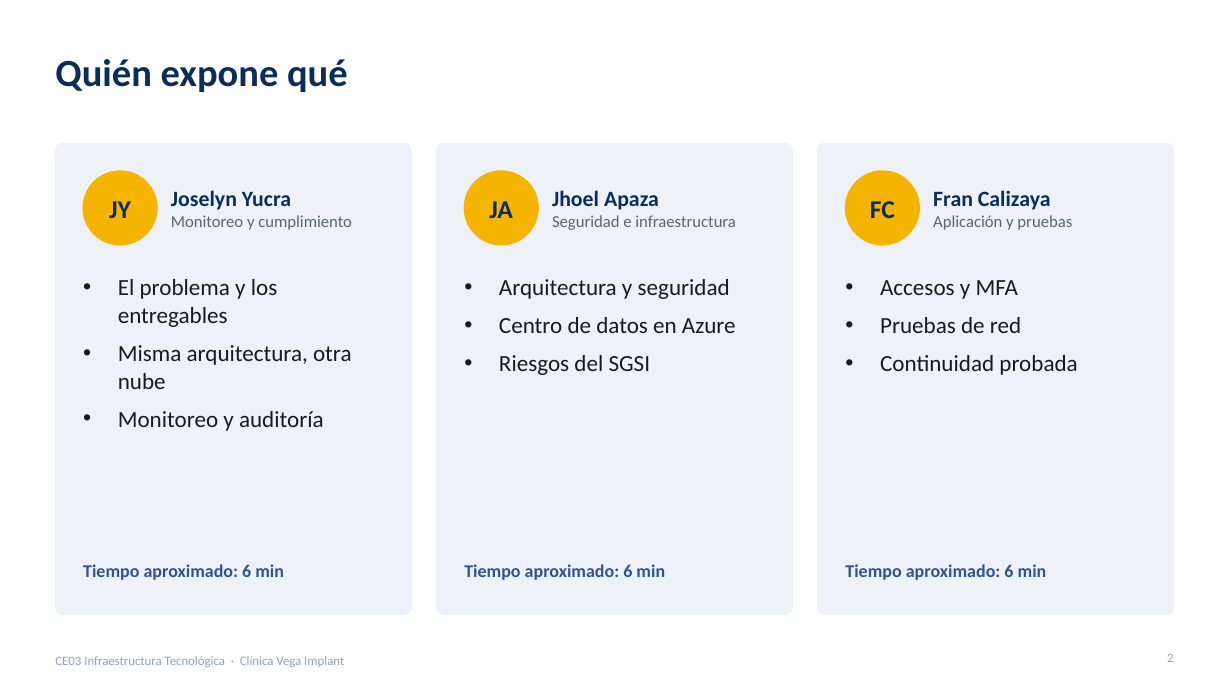
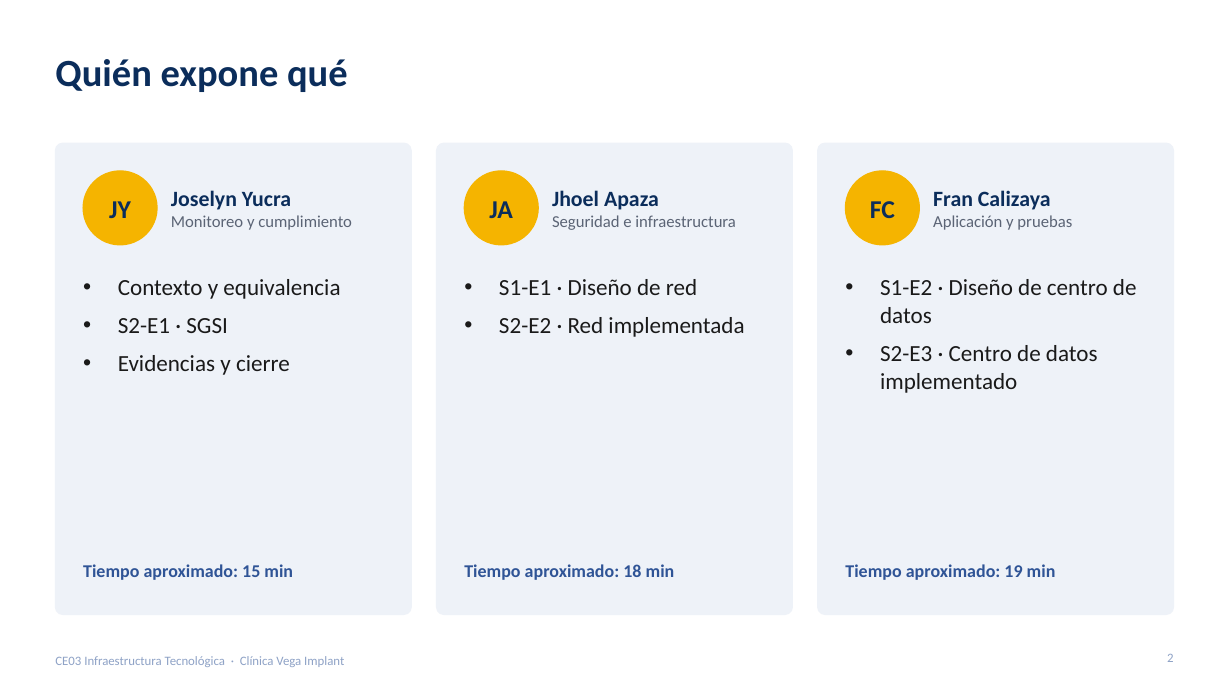
Before and after one commit to francalizaya266-sudo/venga-implantes, a slide deck: slide 2 of docs/entregables/CE03-infraestructura/presentaciones/CE03-Infraestructura-Tecnologica.pptx. Drawn at 1232x693 pixels with LibreOffice and Linux fonts; fonts in the diff are those of the drawing. Boxes give left, top, right and bottom in pixels: in the first picture for what was removed or moved away, otherwise in the second. Text is boxed around its words. In the diff, an @@ line names an element or a change of style, - is before the commit and + after.

```diff
--- a/docs/entregables/CE03-infraestructura/presentaciones/CE03-Infraestructura-Tecnologica.pptx
+++ b/docs/entregables/CE03-infraestructura/presentaciones/CE03-Infraestructura-Tecnologica.pptx
@@ text at (118,279,340,375): text changed @@
-• El problema y los entregables
-• Misma arquitectura, otra nube
-• Monitoreo y auditoría
+• Contexto y equivalencia
+• S2-E1 · SGSI
+• Evidencias y cierre
@@ text at (499,279,744,337): text changed @@
-• Arquitectura y seguridad
-• Centro de datos en Azure
-• Riesgos del SGSI
+• S1-E1 · Diseño de red
+• S2-E2 · Red implementada
@@ text at (880,279,1137,393): text changed @@
-• Accesos y MFA
-• Pruebas de red
-• Continuidad probada
+• S1-E2 · Diseño de centro de datos
+• S2-E3 · Centro de datos implementado
@@ text at (83,564,293,580): text changed @@
-Tiempo aproximado: 6 min
+Tiempo aproximado: 15 min
@@ text at (464,564,675,580): text changed @@
-Tiempo aproximado: 6 min
+Tiempo aproximado: 18 min
@@ text at (845,564,1056,580): text changed @@
-Tiempo aproximado: 6 min
+Tiempo aproximado: 19 min
```
Also in this commit, not shown: 10 other slides changed, 43 slides added, 2 slides removed, 3 other files.
